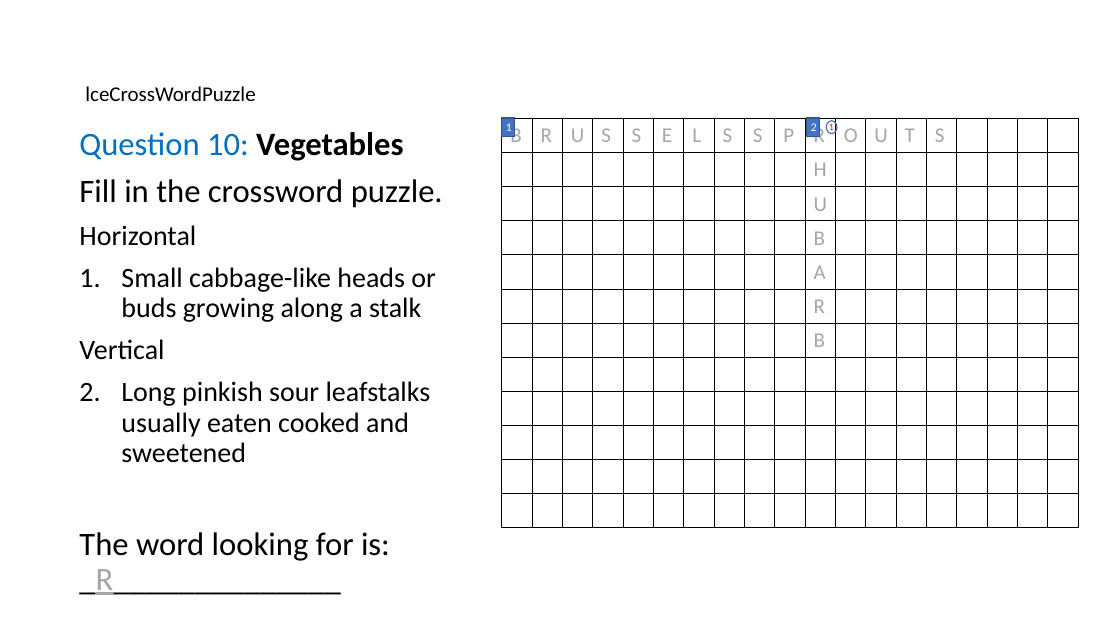
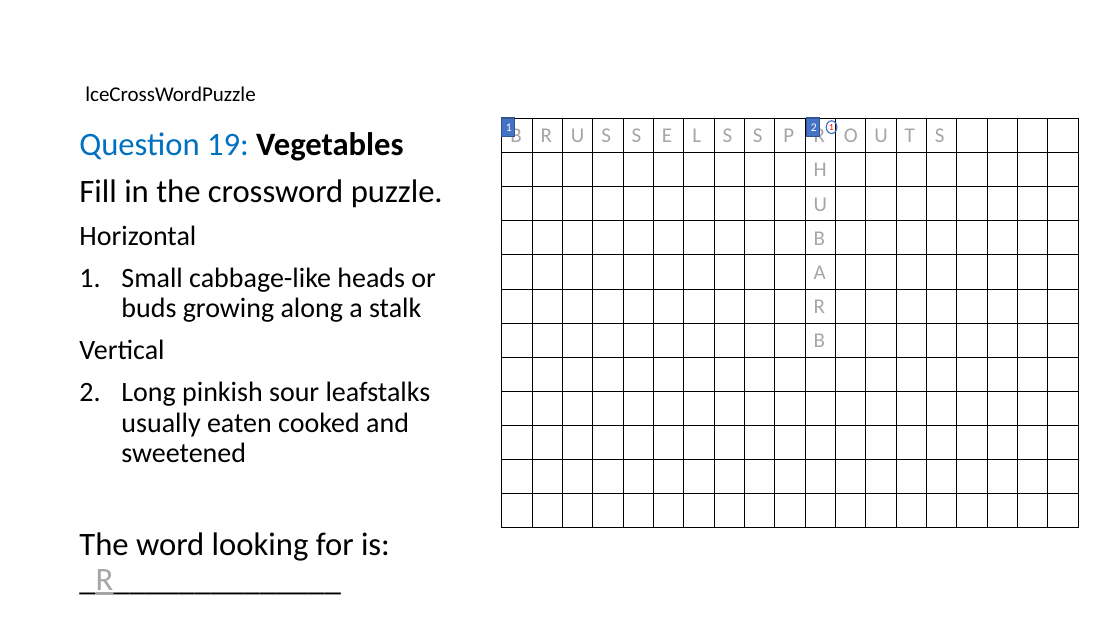
Before and after one commit to birgitstrackenbrock/dita13.lc.extra-interactions, a slide deck: slide 22 of documentation/Interaction_examples_visual.pptx (slide 12 before the commit). Drawn at 1120x630 pixels with LibreOffice and Linux fonts; fonts in the diff are those of the drawing. Boxes give left, top, right and bottom in pixels: in the first picture for what was removed or moved away, otherwise in the second. Text is boxed around its words. In the diff, an @@ line names an element or a change of style, - is before the commit and + after.

```diff
--- a/documentation/Interaction_examples_visual.pptx
+++ b/documentation/Interaction_examples_visual.pptx
@@ text at [79, 132, 403, 161]: text changed @@
-Question 10: Vegetables
+Question 19: Vegetables
```
Also in this commit, not shown: 18 other slides changed, 1 slide added.
